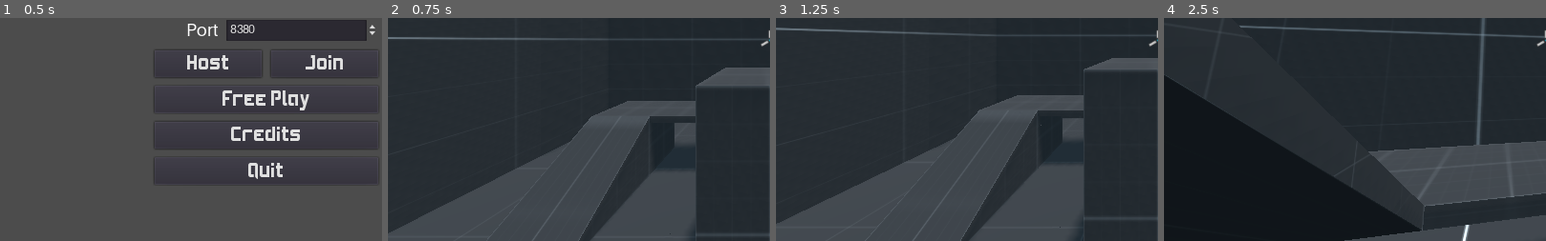
Above: before the commit, frames 1-4 (left to right).
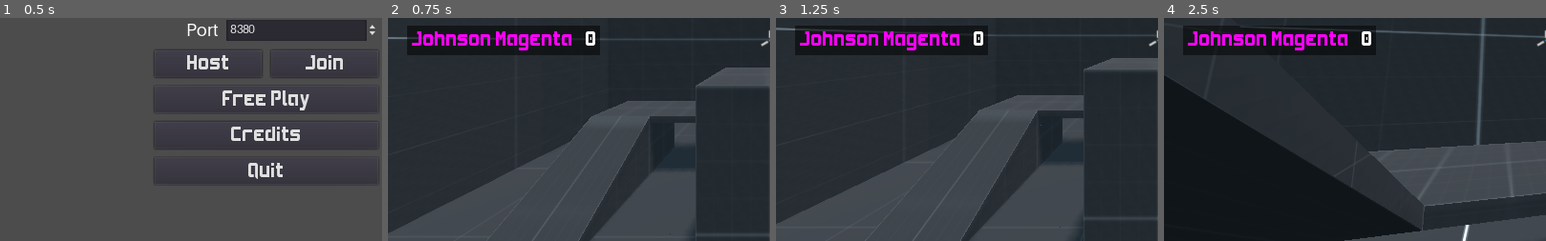
Above: after the commit, the same moments.

Repository: kdreese/godot-3D-shooter-project
Game: Godot game, scene res://src/states/Menu.tscn
Same seed, same stepped clock (60 frames per second), same inputs: the game is played once before the commit and once after it.
Inputs (mouse positions are % of the whole screen's width and height, from its top left):
- Up to frame 1 (0.5 s): no input
- Up to frame 2 (0.75 s): click "Free Play" at 0.5 s
- Up to frame 3 (1.25 s): no input
- Up to frame 4 (2.5 s): tap Enter at 1.25 s; move the mouse to (55, 50) at 1.27 s; press the mouse at (55, 50) at 1.28 s; hold W (move_forwards) from 1.28 s (still down); tap Space (jump) at 1.52, 2.27 s; move the mouse to (45, 50) at 2.02 s; release the mouse at (45, 50) at 2.03 s; click (45, 50) at 2.1 s
The pictures show only the part of the screen within x 0-50%, y 45-95%; the shares and areas given below are measured in that part.

Frame 1 is identical in both runs. In frame 2, 6.6% of the frame differs, in the area x 5-56%, y 3-17%; in frame 3, 6.6%; in frame 4, 4.1%.

Commit message:
Added scoreboard

Diff:
--- a/project.godot
+++ b/project.godot
@@ -8,6 +8,16 @@
 
 config_version=4
 
+_global_script_classes=[ {
+"base": "Control",
+"class": "Scoreboard",
+"language": "GDScript",
+"path": "res://src/states/Scoreboard.gd"
+} ]
+_global_script_class_icons={
+"Scoreboard": ""
+}
+
 [application]
 
 config/name="3D Shooter Project"
@@ -16,8 +26,8 @@
 
 [autoload]
 
+MultiplayerInfo="*res://src/autoload/MultiplayerInfo.gd"
 Global="*res://src/autoload/Global.gd"
-MultiplayerInfo="*res://src/autoload/MultiplayerInfo.gd"
 
 [display]
 
--- a/src/autoload/MultiplayerInfo.gd
+++ b/src/autoload/MultiplayerInfo.gd
@@ -30,6 +30,11 @@
 	print("Player id %d disconnected" % [id])
 	# warning-ignore:return_value_discarded
 	player_info.erase(id) # Erase player from info.
+	# Call function to update lobby UI here
+	var game = get_tree().get_root().get_node_or_null("Game") as Node
+	if game != null:
+		var scoreboard = game.get_node("UI/Scoreboard") as Scoreboard
+		scoreboard.remove_player(id)
 
 
 func _connected_ok():
@@ -58,3 +63,5 @@
 	var game = get_tree().get_root().get_node_or_null("Game") as Node
 	if game != null:
 		game.spawn_peer_player(id)
+		var scoreboard = game.get_node("UI/Scoreboard") as Scoreboard
+		scoreboard.add_player(id, info["name"], info["favorite_color"])
--- a/src/objects/Player.gd
+++ b/src/objects/Player.gd
@@ -101,5 +101,5 @@
 	if hitscan.is_colliding():
 		var hit = hitscan.get_collider()
 		if hit.has_method("on_raycast_hit"):
-			hit.on_raycast_hit()
+			hit.on_raycast_hit(get_tree().network_peer.get_unique_id())
 	hitscan.set_enabled(false)
--- a/src/objects/Target.gd
+++ b/src/objects/Target.gd
@@ -4,16 +4,12 @@
 signal target_destroyed
 
 
-func on_hit(_area: Area) -> void:
-	destroy_self()
+func on_raycast_hit(peer_id: int) -> void:
+	if get_tree().network_peer:
+		rpc("destroy_self", peer_id)
+	destroy_self(peer_id)
 
 
-func on_raycast_hit() -> void:
-	if get_tree().network_peer:
-		rpc("destroy_self")
-	destroy_self()
-
-
-remote func destroy_self() -> void:
-	emit_signal("target_destroyed")
+remote func destroy_self(peer_id: int) -> void:
+	emit_signal("target_destroyed", peer_id)
 	queue_free()
--- a/src/states/Game.gd
+++ b/src/states/Game.gd
@@ -8,6 +8,12 @@
 
 
 func _ready() -> void:
+	randomize()
+
+	# Add the current player to the scoreboard.
+	var my_info = MultiplayerInfo.my_info
+	$UI/Scoreboard.add_player(get_tree().get_network_unique_id(), my_info["name"], my_info["favorite_color"])
+
 	var curr_level := preload("res://src/levels/Level.tscn").instance() as Spatial
 	add_child(curr_level)
 	store_target_data()
@@ -34,7 +40,9 @@
 		rpc("spawn_targets", targets)
 
 
-func on_target_destroy() -> void:
+func on_target_destroy(peer_id: int) -> void:
+	get_node("UI/Scoreboard").record_score(peer_id)
+	get_node("UI/Scoreboard").update_display()
 	var targets = get_tree().get_nodes_in_group("Targets")
 	var num_targets = len(targets)
 	if num_targets <= 1:
@@ -79,10 +87,10 @@
 
 func spawn_player() -> void:
 	var my_player := preload("res://src/objects/Player.tscn").instance() as KinematicBody
-	my_player.get_node("Nameplate").hide()
 	if get_tree().network_peer:
 		var self_peer_id = get_tree().get_network_unique_id()
 		my_player.set_name(str(self_peer_id))
+		my_player.get_node("Nameplate").hide()
 		my_player.set_network_master(self_peer_id)
 	my_player.get_node("Camera").current = true
 	my_player.translation = get_node("Level/PlayerSpawnPoint").translation
--- a/src/states/Game.tscn
+++ b/src/states/Game.tscn
@@ -1,8 +1,9 @@
-[gd_scene load_steps=4 format=2]
+[gd_scene load_steps=5 format=2]
 
 [ext_resource path="res://src/states/Game.gd" type="Script" id=1]
 [ext_resource path="res://assets/textures/reticle.png" type="Texture" id=2]
 [ext_resource path="res://src/states/PauseMenu.tscn" type="PackedScene" id=3]
+[ext_resource path="res://src/states/Scoreboard.tscn" type="PackedScene" id=4]
 
 [node name="Game" type="Node"]
 script = ExtResource( 1 )
@@ -25,6 +26,9 @@
 texture = ExtResource( 2 )
 stretch_mode = 4
 
+[node name="Scoreboard" parent="UI" instance=ExtResource( 4 )]
+mouse_filter = 2
+
 [node name="PauseMenu" parent="UI" instance=ExtResource( 3 )]
 unique_name_in_owner = true
 visible = false
--- /dev/null
+++ b/src/states/Scoreboard.gd
@@ -0,0 +1,48 @@
+class_name Scoreboard
+extends Control
+
+
+var data = {}
+
+onready var score_grid := $"%ScoreGrid" as GridContainer
+
+
+func _ready() -> void:
+	update_display()
+
+func update_display() -> void:
+	# Delete any existing nodes from the grid.
+	for node in score_grid.get_children():
+		score_grid.remove_child(node)
+		node.queue_free()
+
+	# Create the new grid.
+	for id in data.keys():
+		var player_label = Label.new()
+		player_label.set("custom_colors/font_color", data[id]["color"])
+		player_label.text = data[id]["name"]
+		score_grid.add_child(player_label)
+		var score_label = Label.new()
+		score_label.set_align(Label.ALIGN_RIGHT)
+		score_label.text = str(data[id]["score"])
+		score_grid.add_child(score_label)
+
+func add_player(id: int, name: String, color: Color) -> void:
+	if not data.has(id):
+		data[id] = {}
+		data[id]["name"] = name
+		data[id]["color"] = color
+		data[id]["score"] = 0
+	update_display()
+
+
+func remove_player(id: int) -> void:
+	if data.has(id):
+		data.erase(id)
+	update_display()
+
+
+func record_score(id: int) -> void:
+	if data.has(id):
+		data[id]["score"] = data[id]["score"] + 1
+	update_display()
--- /dev/null
+++ b/src/states/Scoreboard.tscn
@@ -0,0 +1,39 @@
+[gd_scene load_steps=3 format=2]
+
+[ext_resource path="res://src/states/Scoreboard.gd" type="Script" id=1]
+
+[sub_resource type="StyleBoxFlat" id=1]
+bg_color = Color( 0, 0, 0, 0.501961 )
+
+[node name="Scoreboard" type="Control"]
+anchor_right = 1.0
+anchor_bottom = 1.0
+script = ExtResource( 1 )
+
+[node name="C" type="CenterContainer" parent="."]
+anchor_left = 0.025
+anchor_right = 0.025
+anchor_bottom = 1.0
+
+[node name="P" type="PanelContainer" parent="C"]
+margin_top = 295.0
+margin_right = 10.0
+margin_bottom = 305.0
+custom_styles/panel = SubResource( 1 )
+
+[node name="M" type="MarginContainer" parent="C/P"]
+margin_right = 10.0
+margin_bottom = 10.0
+custom_constants/margin_right = 5
+custom_constants/margin_top = 5
+custom_constants/margin_left = 5
+custom_constants/margin_bottom = 5
+
+[node name="ScoreGrid" type="GridContainer" parent="C/P/M"]
+unique_name_in_owner = true
+margin_left = 5.0
+margin_top = 5.0
+margin_right = 5.0
+margin_bottom = 5.0
+custom_constants/hseparation = 15
+columns = 2
